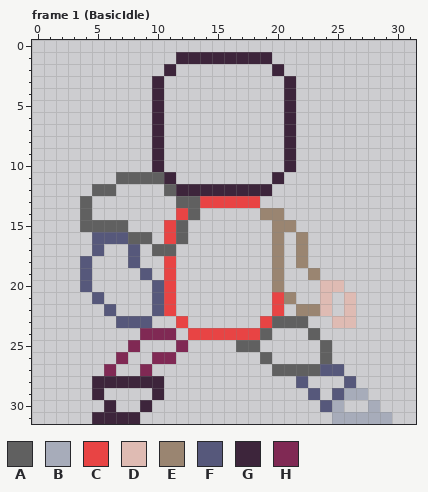
File history of a pixel-art file, images/AseSource/Poses.aseprite. This is how it looked before the edit.
32x32 pixels, 2 frames. Shown: frame 1 (BasicIdle). The commit also changed other frames, which this record leaves out.
Visible layers, top first: "Head", "ArmLeft", "HandRight", "ArmRight", "Torso", "FootRight", "LegRight", "FootLeft", "LegLeft".
Palette (. is transparent): A #606060  B #a7acba  C #e84444  D #dfbbb3  E #9a8571  F #56587b  G #3d253b  H #802954
Pixels before, frame 1 (BasicIdle), first column x 4:
 1 ........GGGGGGGG..........
 2 .......G........G.........
 3 ......G..........G........
 4 ......G..........G........
 5 ......G..........G........
 6 ......G..........G........
 7 ......G..........G........
 8 ......G..........G........
 9 ......G..........G........
10 ......G..........G........
11 ...AAAAG........G.........
12 .AA....AGGGGGGGG..........
13 A.......AACCCCC...........
14 A.......CA.....EE.........
15 AAAA...CA.......EE........
16 .FFFAA.CA.......E.E.......
17 .F..F.AA........E.E.......
18 F...F..C........E.E.......
19 F....F.C........E..E......
20 F.....FC........E...DD....
21 .F....FC........CE..D.D...
22 ..F...FC........C.EED.D...
23 ...FFF..C......CAAA..DD...
24 .....HHH.CCCCCCA...A......
25 ....H...H....AA.....A.....
26 ...H..HH.......A....A.....
27 ..H..H..........AAAAFF....
28 .GGGGGG...........F...F...
29 .G....G............F.FBB..
30 ..G..G..............FB..B.
31 .GGGG................BBBBB
New version:
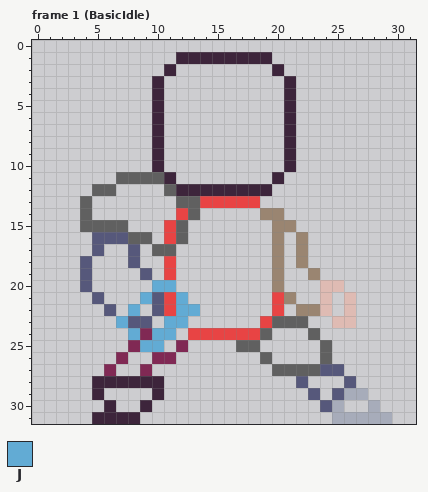
Colours new in this view: J #62abd4
Diff:
layer "HandLeft" now shown
Frame 1 (BasicIdle), layer "HandLeft":
The edit adds colour J in row 21 at x 9 and 12; in row 22 at x 8 and 12 to 13; in row 23 at x 11; in row 24 at x 8; in row 25 at x 9 to 10.
Colour C gives way to colour J in row 20 at x 11; in row 23 at x 12.
Colour F gives way to colour J in row 20 at x 10; in row 23 at x 7.
Colour H gives way to colour J in row 24 at x 10 to 11.
Pixel boxes of the changes (left, top, right, bottom) in both pictures:
changed: (116, 280, 200, 352)
